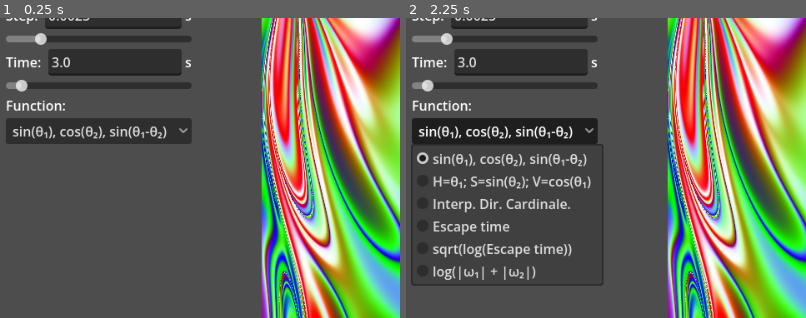
Above: before the commit, frames 1-2 (left to right).
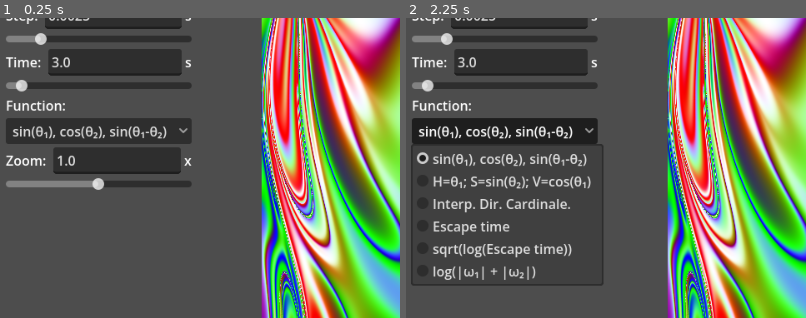
Above: after the commit, the same moments.

Repository: CrCalin/pendul
Game: Godot game, scene res://fractal_simulator.tscn
Same seed, same stepped clock (60 frames per second), same inputs: the game is played once before the commit and once after it.
Inputs:
- Up to frame 1 (0.25 s): no input
- Up to frame 2 (2.25 s): click "sin(θ₁), cos(θ₂), sin(θ₁-θ₂)" at 0.5 s; click "sin(θ₁), cos(θ₂), sin(θ₁-θ₂)" at 1.25 s; click "sin(θ₁), cos(θ₂), sin(θ₁-θ₂)" at 2 s
The pictures show only the part of the screen within x 0-50%, y 12-62%; the shares and areas given below are measured in that part.

The runs differ from the first frame. In frame 1, 3.9% of the frame differs, in the area x 1-48%, y 43-58%; in frame 2, nothing differs.

Commit message:
Added zoom slider for mobile

Diff:
--- a/controls.gd
+++ b/controls.gd
@@ -4,6 +4,7 @@
 
 var step_size: float = 0.0025
 var time: float = 3
+var zoom: float = 1.0
 
 func _ready() -> void:
 	var step_input: SliderInput = $StepInput
@@ -24,6 +25,15 @@
 	time_input.value_changed.connect(set_time)
 	time_input.set_value(time)
 
+	var zoom_input: SliderInput = $ZoomInput
+	zoom_input.set_new_name("Zoom: ")
+	zoom_input.set_units("x")
+	zoom_input.set_min(0.1)
+	zoom_input.set_max(10)
+	zoom_input.set_step(0.1)
+	zoom_input.value_changed.connect(set_zoom)
+	zoom_input.set_value(zoom)
+
 func set_step_size(value: float) -> void:
 	step_size = value
 	shader_material.set_shader_parameter("dt", value)
@@ -36,3 +46,10 @@
 func _on_menu_button_item_selected(index: int) -> void:
 	print(index);
 	shader_material.set_shader_parameter("function", index)
+
+@onready var fractal_display: ColorRect = %FractalDisplay
+func set_zoom(value: float) -> void:
+	zoom = value
+	if fractal_display.is_node_ready():
+		fractal_display.zoom = zoom
+		fractal_display.update_shader_navigation()
--- a/fractal_display.gd
+++ b/fractal_display.gd
@@ -6,42 +6,42 @@
 var is_panning: bool = false
 
 func _ready() -> void:
-    update_shader_navigation()
+	update_shader_navigation()
 
 func _gui_input(event: InputEvent) -> void:
-    if event is InputEventMouseButton:
-        if event.button_index == MOUSE_BUTTON_WHEEL_UP and event.pressed:
-            var old_zoom: float = zoom
-            zoom /= 1.1
-            var uv_mouse: Vector2 = event.position / size
-            var centered_uv_mouse: Vector2 = uv_mouse - Vector2(0.5, 0.5)
-            offset += centered_uv_mouse * (old_zoom - zoom)
-            update_shader_navigation()
-        elif event.button_index == MOUSE_BUTTON_WHEEL_DOWN and event.pressed:
-            var old_zoom: float = zoom
-            zoom *= 1.1
-            var uv_mouse: Vector2 = event.position / size
-            var centered_uv_mouse: Vector2 = uv_mouse - Vector2(0.5, 0.5)
-            offset += centered_uv_mouse * (old_zoom - zoom)
-            update_shader_navigation()
+	if event is InputEventMouseButton:
+		if event.button_index == MOUSE_BUTTON_WHEEL_UP and event.pressed:
+			var old_zoom: float = zoom
+			zoom /= 1.1
+			var uv_mouse: Vector2 = event.position / size
+			var centered_uv_mouse: Vector2 = uv_mouse - Vector2(0.5, 0.5)
+			offset += centered_uv_mouse * (old_zoom - zoom)
+			update_shader_navigation()
+		elif event.button_index == MOUSE_BUTTON_WHEEL_DOWN and event.pressed:
+			var old_zoom: float = zoom
+			zoom *= 1.1
+			var uv_mouse: Vector2 = event.position / size
+			var centered_uv_mouse: Vector2 = uv_mouse - Vector2(0.5, 0.5)
+			offset += centered_uv_mouse * (old_zoom - zoom)
+			update_shader_navigation()
 
-        elif event.button_index == MOUSE_BUTTON_LEFT:
-            is_panning = event.pressed
+		elif event.button_index == MOUSE_BUTTON_LEFT:
+			is_panning = event.pressed
 
-    elif event is InputEventMouseMotion and is_panning:
-        var uv_movement: Vector2 = event.relative / size
+	elif event is InputEventMouseMotion and is_panning:
+		var uv_movement: Vector2 = event.relative / size
 
-        # Multiply by zoom to keep panning aligned with the cursor at any zoom level.
-        # Subtract the movement because moving the mouse right means the camera moves left over the texture.
-        offset -= uv_movement * zoom
-        update_shader_navigation()
+		# Multiply by zoom to keep panning aligned with the cursor at any zoom level.
+		# Subtract the movement because moving the mouse right means the camera moves left over the texture.
+		offset -= uv_movement * zoom
+		update_shader_navigation()
 
 # Send updated parameters to the shader
 func update_shader_navigation() -> void:
-    material.set_shader_parameter("zoom", zoom)
-    material.set_shader_parameter("offset", offset)
+	material.set_shader_parameter("zoom", zoom)
+	material.set_shader_parameter("offset", offset)
 
-    update_axes()
+	update_axes()
 
 @onready var x_min: Label = %XMin
 @onready var x_max: Label = %XMax
@@ -49,17 +49,17 @@
 @onready var y_max: Label = %YMax
 
 func update_axes() -> void:
-    var theta1min_deg: float = (-0.5 * zoom + offset.x) * 360
-    var theta1max_deg: float = ( 0.5 * zoom + offset.x) * 360
-    var theta2min_deg: float = (-0.5 * zoom + offset.y) * 360
-    var theta2max_deg: float = ( 0.5 * zoom + offset.y) * 360
+	var theta1min_deg: float = (-0.5 * zoom + offset.x) * 360
+	var theta1max_deg: float = ( 0.5 * zoom + offset.x) * 360
+	var theta2min_deg: float = (-0.5 * zoom + offset.y) * 360
+	var theta2max_deg: float = ( 0.5 * zoom + offset.y) * 360
 
-    theta1min_deg = snappedf(theta1min_deg, 0.1)
-    theta1max_deg = snappedf(theta1max_deg, 0.1)
-    theta2min_deg = snappedf(theta2min_deg, 0.1)
-    theta2max_deg = snappedf(theta2max_deg, 0.1)
+	theta1min_deg = snappedf(theta1min_deg, 0.1)
+	theta1max_deg = snappedf(theta1max_deg, 0.1)
+	theta2min_deg = snappedf(theta2min_deg, 0.1)
+	theta2max_deg = snappedf(theta2max_deg, 0.1)
 
-    x_min.text = "Theta\n= " + str(theta1min_deg)
-    x_max.text = "Theta\n= " + str(theta1max_deg)
-    y_min.text = "Theta\n= " + str(theta2min_deg)
-    y_max.text = "Theta\n= " + str(theta2max_deg)
+	x_min.text = "Theta\n= " + str(theta1min_deg)
+	x_max.text = "Theta\n= " + str(theta1max_deg)
+	y_min.text = "Theta\n= " + str(theta2min_deg)
+	y_max.text = "Theta\n= " + str(theta2max_deg)
--- a/fractal_simulator.tscn
+++ b/fractal_simulator.tscn
@@ -69,6 +69,12 @@
 popup/item_4/id = 4
 popup/item_5/text = "log(|ω₁| + |ω₂|)"
 popup/item_5/id = 5
+
+[node name="ZoomInput" parent="MainContainer/ControlsContainer/Controls" unique_id=957104651 instance=ExtResource("1_rpopy")]
+layout_mode = 2
+
+[node name="Slider" parent="MainContainer/ControlsContainer/Controls/ZoomInput" index="1" unique_id=952628477]
+exp_edit = true
 
 [node name="DisplayContainer" type="GridContainer" parent="MainContainer" unique_id=972467789]
 layout_mode = 2
@@ -150,3 +156,5 @@
 script = ExtResource("5_sm0wd")
 
 [connection signal="item_selected" from="MainContainer/ControlsContainer/Controls/FunctionSelector/MenuButton" to="MainContainer/ControlsContainer/Controls" method="_on_menu_button_item_selected"]
+
+[editable path="MainContainer/ControlsContainer/Controls/ZoomInput"]
